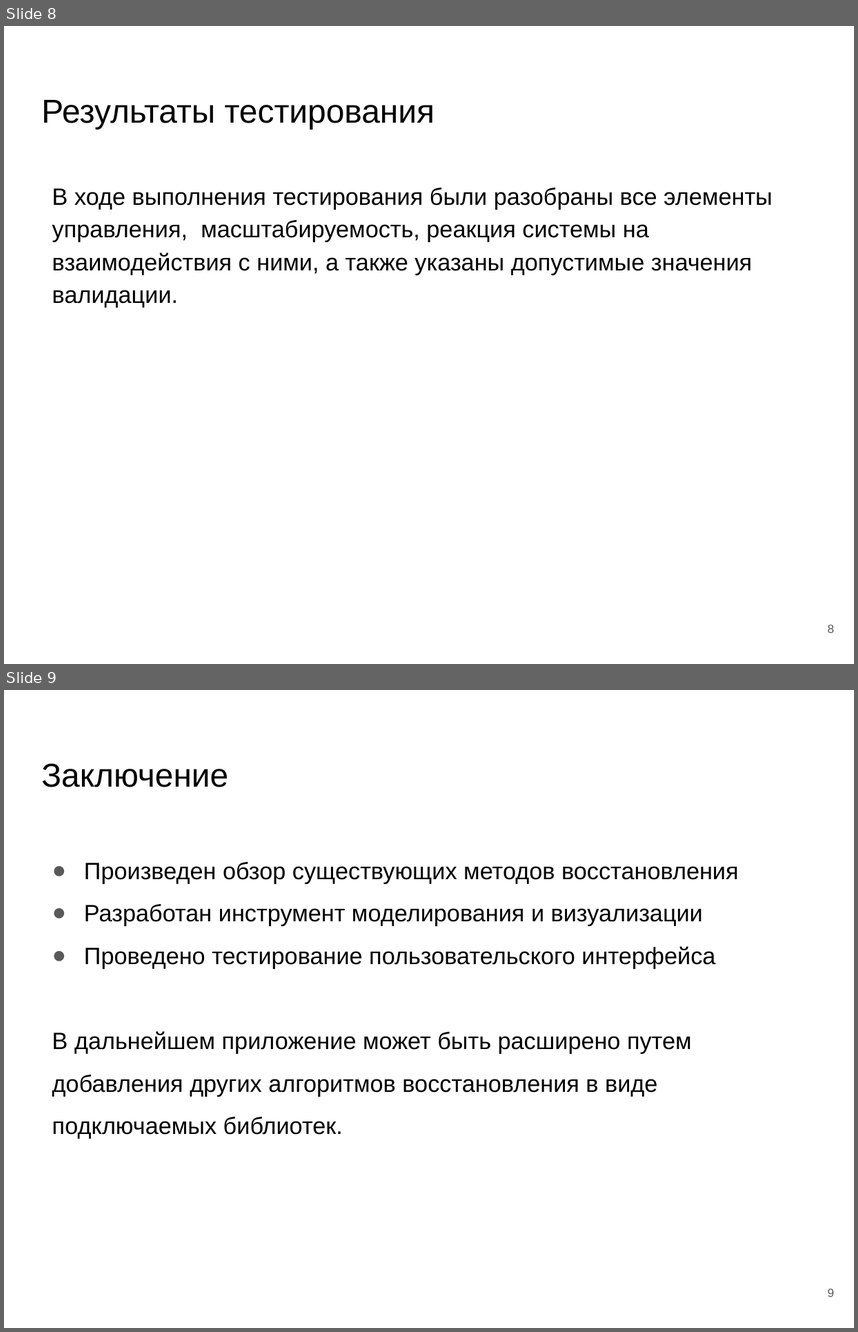
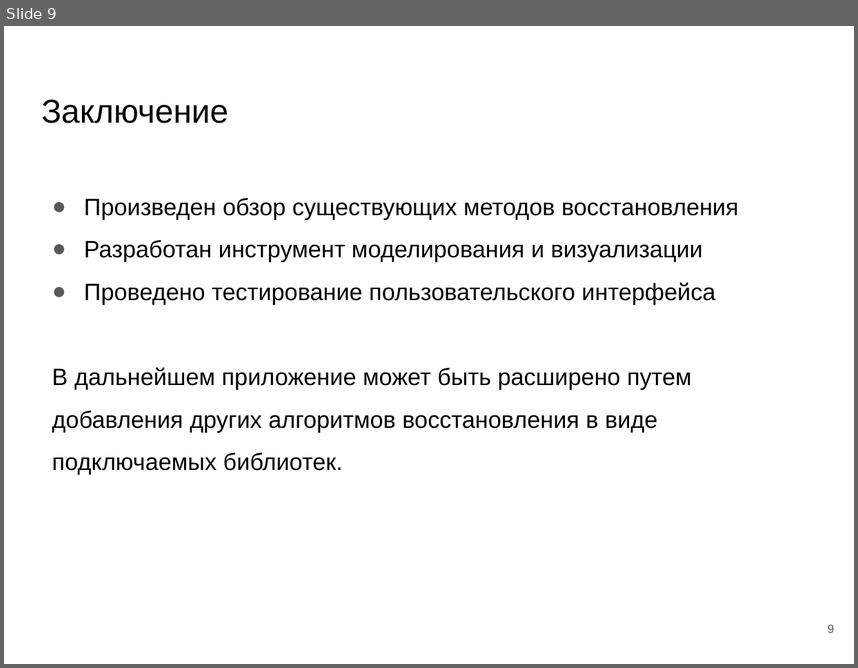
Before and after one commit to DimonPopov/PopovDS_9304_GraduateWork, a slide deck: paper/Презентация_защита.pptx. Shown one above the other, each under a label of ours: slides 8 and 9 before the commit, slide 9 after it. The pictures are 858x1332 and 858x668 pixels, drawn with LibreOffice and Linux fonts; fonts in the diff are those of the drawing. Boxes give left, top, right and bottom in pixels: in the first picture for what was removed or moved away, otherwise in the second. Text is boxed around its words. In the diff, an @@ line names an element or a change of style, - is before the commit and + after.

```diff
--- a/paper/Презентация_защита.pptx
+++ b/paper/Презентация_защита.pptx
@@ slide 8 removed at (4, 26, 854, 664), background #FFFFFF @@
@@ title removed at (41, 100, 435, 129) @@
-Результаты тестирования
@@ text removed at (52, 187, 773, 307) @@
-В ходе выполнения тестирования были разобраны все элементы управления, масштабируемость, реакция системы на взаимодействия с ними, а также указаны допустимые значения валидации.
@@ page number removed at (828, 624, 835, 633) @@
-8
```
Also in this commit, not shown: 3 slides changed, 5 slides added, 2 other slides removed.
